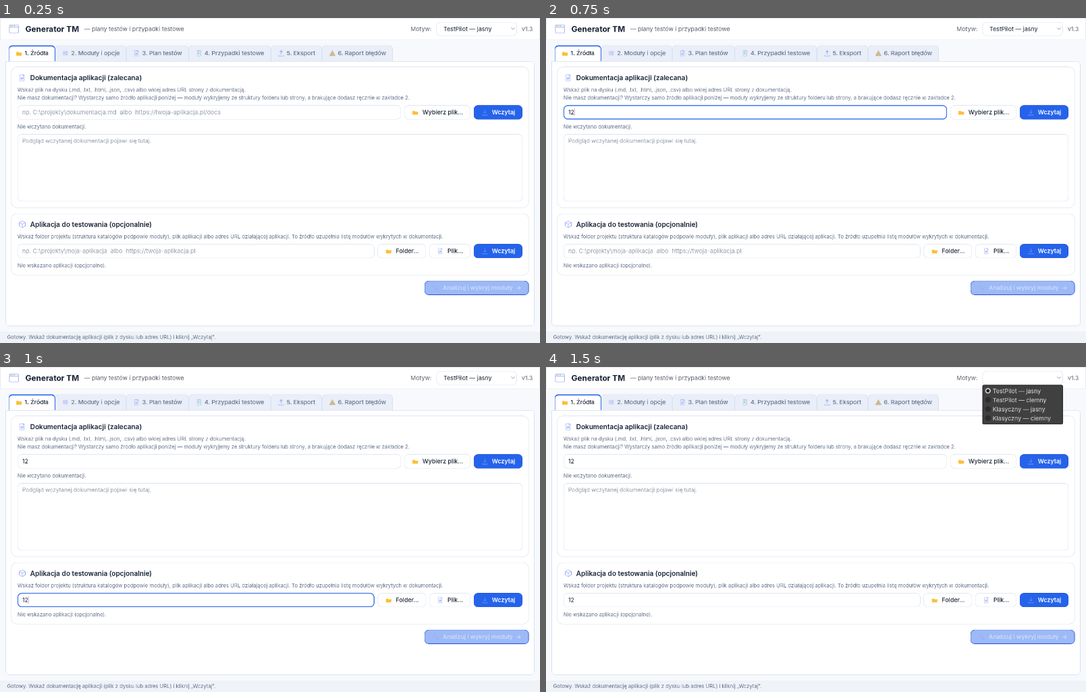
Above: before the commit, frames 1-4 (two rows, left to right).
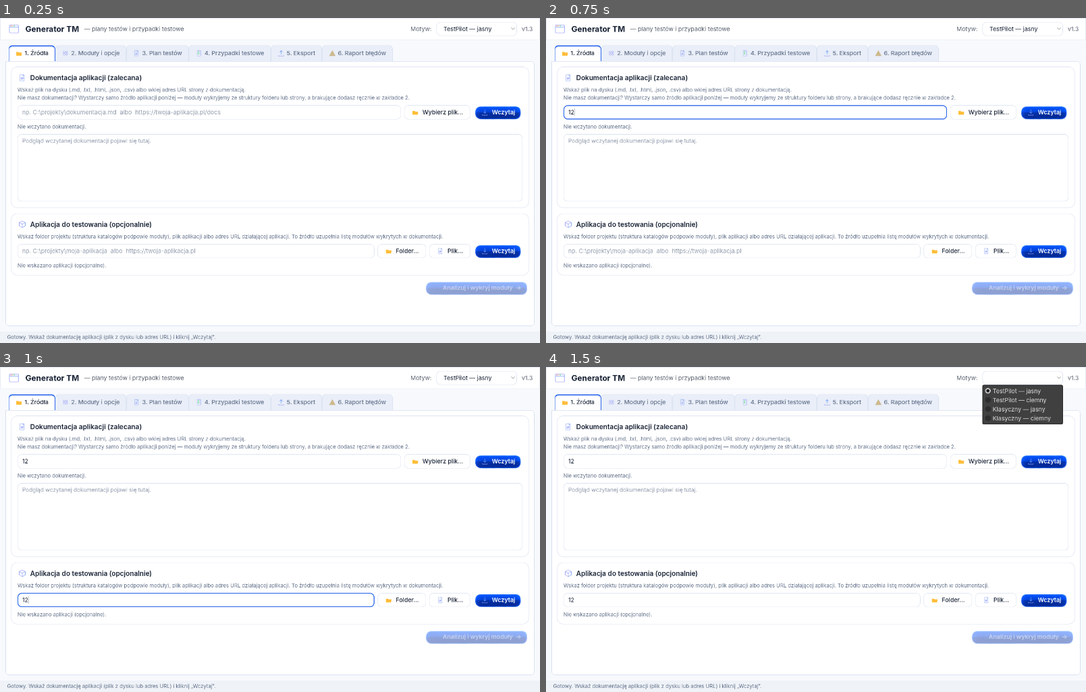
Above: after the commit, the same moments.

Repository: LukaszTM/Generator-TM
Game: Godot game, scene res://scenes/Main.tscn
Same seed, same stepped clock (60 frames per second), same inputs: the game is played once before the commit and once after it.
Inputs (mouse positions are in pixels of both pictures, inside the frame that each line leads up to):
- Up to frame 1 (0.25 s): no input
- Up to frame 2 (0.75 s): click (756, 112) at 0.52 s; type "12" at 0.6 s
- Up to frame 3 (1 s): click (194, 601) at 0.75 s; type "12" at 0.83 s
- Up to frame 4 (1.5 s): click "TestPilot — jasny" at 1.25 s

The runs differ from the first frame. In frame 1, 1.2% of the frame differs, in the area x 78-98%, y 26-86%; in frame 2, 1.2%; in frame 3, 1.2%; in frame 4, 1.2%.

Commit message:
Błyszczące przyciski primary/danger w jasnym motywie (pakiet Modern light/dark)
Z nowego pakietu Modern (cięcie automatyczne) wycięte czyste tekstury:
niebieski przycisk główny (górna część slice'a 005) i czerwony danger
(slice 008) — assets/modern_light/buttons/. Jasny motyw łączy je teraz
z powierzchniami rysowanymi z tokenów kolorów.

Co-Authored-By: Claude Fable 5 <noreply@anthropic.com>
Claude-Session: https://claude.ai/code/session_01YM8ysSGVuciD9QXqtBheAW

Diff:
--- a/scripts/ui_theme.gd
+++ b/scripts/ui_theme.gd
@@ -160,9 +160,12 @@
 				"status_bg": Color("eff3f8"),
 				"btn_normal_tex": "",
 				"btn_normal_bg": Color("ffffff"), "btn_normal_border": Color("d8e1f0"), "btn_normal_font": Color("182235"),
-				"btn_primary_tex": "",
+				# Błyszczące przyciski wycięte z pakietu Modern (light).
+				"btn_primary_tex": "res://assets/modern_light/buttons/button_primary_glossy.png",
+				"btn_primary_margins": [20, 17],
 				"btn_primary_bg": Color("2563eb"), "btn_primary_border": Color("1d4ed8"), "btn_primary_font": Color.WHITE,
-				"btn_danger_tex": "",
+				"btn_danger_tex": "res://assets/modern_light/buttons/button_danger_glossy.png",
+				"btn_danger_margins": [20, 17],
 				"btn_danger_bg": Color("ef4444"), "btn_danger_border": Color("dc2626"), "btn_danger_font": Color.WHITE,
 			}
 
Binary file added: assets/modern_light/buttons/button_danger_glossy.png
Not shown, added: assets/modern_light/buttons/button_danger_glossy.png.import
Binary file added: assets/modern_light/buttons/button_primary_glossy.png
Not shown, added: assets/modern_light/buttons/button_primary_glossy.png.import
Binary file changed: docs/screenshots/zrodla.png
